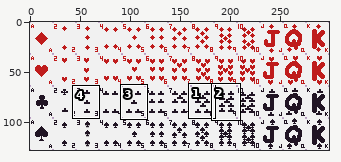
Sprite sheet, stored at juegos/solitario/assets/baraja.png. Above: a wide view before the commit, with the close-up outlined.
Close-up. As it was:
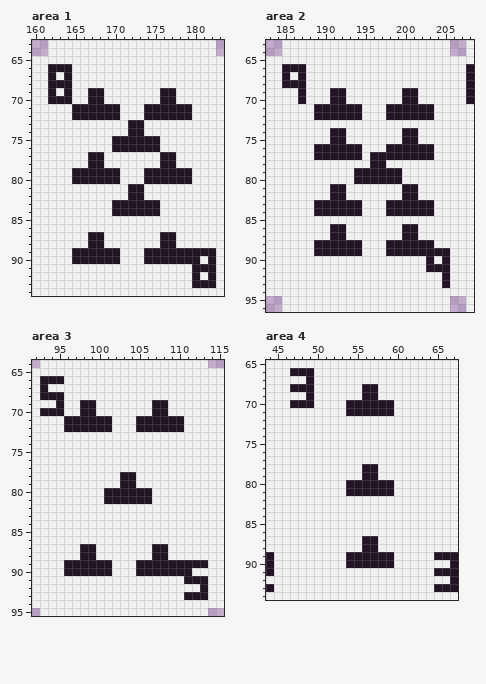
The file is 299x128 pixels. Shown: area 1: x 160..183, y 63..94; area 2: x 183..208, y 63..96; area 3: x 92..115, y 64..95; area 4: x 44..67, y 65..94. The commit also changed other parts of the picture, which this record leaves out.
The same view after the edit:
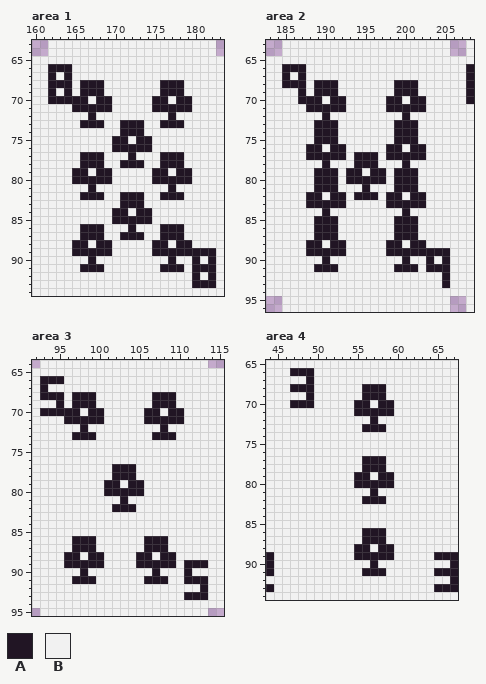
Palette (. is transparent): A #211524  B #f1f1f1
What changed:
--- area 1
@@ x 160..183 @@
 67 BBABABBBBBBBBBBBBBBBBBBB
-68 BBAAABBBBBBBBBBBBBBBBBBB
-69 BBABABBAABBBBBBBAABBBBBB
-70 BBAAABBAABBBBBBBAABBBBBB
-71 BBBBBAAAAAABBBAAAAAABBBB
-72 BBBBBAAAAAABBBAAAAAABBBB
-73 BBBBBBBBBBBBAABBBBBBBBBB
-74 BBBBBBBBBBBBAABBBBBBBBBB
-75 BBBBBBBBBBAAAAAABBBBBBBB
-76 BBBBBBBBBBAAAAAABBBBBBBB
-77 BBBBBBBAABBBBBBBAABBBBBB
-78 BBBBBBBAABBBBBBBAABBBBBB
-79 BBBBBAAAAAABBBAAAAAABBBB
-80 BBBBBAAAAAABBBAAAAAABBBB
-81 BBBBBBBBBBBBAABBBBBBBBBB
-82 BBBBBBBBBBBBAABBBBBBBBBB
-83 BBBBBBBBBBAAAAAABBBBBBBB
-84 BBBBBBBBBBAAAAAABBBBBBBB
-85 BBBBBBBBBBBBBBBBBBBBBBBB
-86 BBBBBBBBBBBBBBBBBBBBBBBB
-87 BBBBBBBAABBBBBBBAABBBBBB
-88 BBBBBBBAABBBBBBBAABBBBBB
-89 BBBBBAAAAAABBBAAAAAAAAAB
-90 BBBBBAAAAAABBBAAAAAAABAB
-91 BBBBBBBBBBBBBBBBBBBBAAAB
+68 BBAAABAAABBBBBBBAAABBBBB
+69 BBABABAAABBBBBBBAAABBBBB
+70 BBAAAAABAABBBBBAABAABBBB
+71 BBBBBAAAAABBBBBAAAAABBBB
+72 BBBBBBBABBBBBBBBBABBBBBB
+73 BBBBBBAAABBAAABBAAABBBBB
+74 BBBBBBBBBBBAAABBBBBBBBBB
+75 BBBBBBBBBBAABAABBBBBBBBB
+76 BBBBBBBBBBAAAAABBBBBBBBB
+77 BBBBBBAAABBBABBBAAABBBBB
+78 BBBBBBAAABBAAABBAAABBBBB
+79 BBBBBAABAABBBBBAABAABBBB
+80 BBBBBAAAAABBBBBAAAAABBBB
+81 BBBBBBBABBBBBBBBBABBBBBB
+82 BBBBBBAAABBAAABBAAABBBBB
+83 BBBBBBBBBBBAAABBBBBBBBBB
+84 BBBBBBBBBBAABAABBBBBBBBB
+85 BBBBBBBBBBAAAAABBBBBBBBB
+86 BBBBBBAAABBBABBBAAABBBBB
+87 BBBBBBAAABBAAABBAAABBBBB
+88 BBBBBAABAABBBBBAABAABBBB
+89 BBBBBAAAAABBBBBAAAAAAAAB
+90 BBBBBBBABBBBBBBBBABBABAB
+91 BBBBBBAAABBBBBBBAAABAAAB
 92 BBBBBBBBBBBBBBBBBBBBABAB
--- area 2
@@ x 183..208 @@
 67 BBABABBBBBBBBBBBBBBBBBBBBA
-68 BBAAABBBBBBBBBBBBBBBBBBBBA
-69 BBBBABBBAABBBBBBBAABBBBBBA
-70 BBBBABBBAABBBBBBBAABBBBBBA
-71 BBBBBBAAAAAABBBAAAAAABBBBB
-72 BBBBBBAAAAAABBBAAAAAABBBBB
-73 BBBBBBBBBBBBBBBBBBBBBBBBBB
-74 BBBBBBBBAABBBBBBBAABBBBBBB
-75 BBBBBBBBAABBBBBBBAABBBBBBB
-76 BBBBBBAAAAAABBBAAAAAABBBBB
-77 BBBBBBAAAAAABAAAAAAAABBBBB
-78 BBBBBBBBBBBBBAABBBBBBBBBBB
-79 BBBBBBBBBBBAAAAAABBBBBBBBB
-80 BBBBBBBBBBBAAAAAABBBBBBBBB
-81 BBBBBBBBAABBBBBBBAABBBBBBB
-82 BBBBBBBBAABBBBBBBAABBBBBBB
-83 BBBBBBAAAAAABBBAAAAAABBBBB
-84 BBBBBBAAAAAABBBAAAAAABBBBB
-85 BBBBBBBBBBBBBBBBBBBBBBBBBB
-86 BBBBBBBBAABBBBBBBAABBBBBBB
-87 BBBBBBBBAABBBBBBBAABBBBBBB
-88 BBBBBBAAAAAABBBAAAAAABBBBB
-89 BBBBBBAAAAAABBBAAAAAAAABBB
-90 BBBBBBBBBBBBBBBBBBBBABABBB
-91 BBBBBBBBBBBBBBBBBBBBAAABBB
+68 BBAAABAAABBBBBBBAAABBBBBBA
+69 BBBBABAAABBBBBBBAAABBBBBBA
+70 BBBBAAABAABBBBBAABAABBBBBA
+71 BBBBBAAAAABBBBBAAAAABBBBBB
+72 BBBBBBBABBBBBBBBBABBBBBBBB
+73 BBBBBBAAABBBBBBBAAABBBBBBB
+74 BBBBBBAAABBBBBBBAAABBBBBBB
+75 BBBBBBAAABBBBBBBAAABBBBBBB
+76 BBBBBAABAABBBBBAABAABBBBBB
+77 BBBBBAAAAABAAABAAAAABBBBBB
+78 BBBBBBBABBBAAABBBABBBBBBBB
+79 BBBBBBAAABAABAABAAABBBBBBB
+80 BBBBBBAAABAAAAABAAABBBBBBB
+81 BBBBBBAAABBBABBBAAABBBBBBB
+82 BBBBBAABAABAAABAABAABBBBBB
+83 BBBBBAAAAABBBBBAAAAABBBBBB
+84 BBBBBBBABBBBBBBBBABBBBBBBB
+85 BBBBBBAAABBBBBBBAAABBBBBBB
+86 BBBBBBAAABBBBBBBAAABBBBBBB
+87 BBBBBBAAABBBBBBBAAABBBBBBB
+88 BBBBBAABAABBBBBAABAABBBBBB
+89 BBBBBAAAAABBBBBAAAAAAAABBB
+90 BBBBBBBABBBBBBBBBABBABABBB
+91 BBBBBBAAABBBBBBBAAABAAABBB
 92 BBBBBBBBBBBBBBBBBBBBBBABBB
--- area 3
@@ x 92..115 @@
 67 BABBBBBBBBBBBBBBBBBBBBBB
-68 BAAABBBBBBBBBBBBBBBBBBBB
-69 BBBABBAABBBBBBBAABBBBBBB
-70 BAAABBAABBBBBBBAABBBBBBB
-71 BBBBAAAAAABBBAAAAAABBBBB
-72 BBBBAAAAAABBBAAAAAABBBBB
-73 BBBBBBBBBBBBBBBBBBBBBBBB
+68 BAAABAAABBBBBBBAAABBBBBB
+69 BBBABAAABBBBBBBAAABBBBBB
+70 BAAAAABAABBBBBAABAABBBBB
+71 BBBBAAAAABBBBBAAAAABBBBB
+72 BBBBBBABBBBBBBBBABBBBBBB
+73 BBBBBAAABBBBBBBAAABBBBBB
 74 BBBBBBBBBBBBBBBBBBBBBBBB
@@ x 99..108 @@
 76 BBBBBBBBBB
-77 BBBBBBBBBB
-78 BBBBAABBBB
-79 BBBBAABBBB
-80 BBAAAAAABB
-81 BBAAAAAABB
-82 BBBBBBBBBB
+77 BBBAAABBBB
+78 BBBAAABBBB
+79 BBAABAABBB
+80 BBAAAAABBB
+81 BBBBABBBBB
+82 BBBAAABBBB
 83 BBBBBBBBBB
@@ x 92..115 @@
 85 BBBBBBBBBBBBBBBBBBBBBBBB
-86 BBBBBBBBBBBBBBBBBBBBBBBB
-87 BBBBBBAABBBBBBBAABBBBBBB
-88 BBBBBBAABBBBBBBAABBBBBBB
-89 BBBBAAAAAABBBAAAAAAAAABB
-90 BBBBAAAAAABBBAAAAAAABBBB
-91 BBBBBBBBBBBBBBBBBBBAAABB
+86 BBBBBAAABBBBBBAAABBBBBBB
+87 BBBBBAAABBBBBBAAABBBBBBB
+88 BBBBAABAABBBBAABAABBBBBB
+89 BBBBAAAAABBBBAAAAABAAABB
+90 BBBBBBABBBBBBBBABBBABBBB
+91 BBBBBAAABBBBBBAAABBAAABB
 92 BBBBBBBBBBBBBBBBBBBBBABB
--- area 4
@@ x 52..60 @@
 67 BBBBBBBBB
-68 BBBBAABBB
-69 BBBBAABBB
-70 BBAAAAAAB
-71 BBAAAAAAB
-72 BBBBBBBBB
-73 BBBBBBBBB
+68 BBBBAAABB
+69 BBBBAAABB
+70 BBBAABAAB
+71 BBBAAAAAB
+72 BBBBBABBB
+73 BBBBAAABB
 74 BBBBBBBBB
@@ x 52..61 @@
 76 BBBBBBBBBB
-77 BBBBBBBBBB
-78 BBBBAABBBB
-79 BBBBAABBBB
-80 BBAAAAAABB
-81 BBAAAAAABB
-82 BBBBBBBBBB
+77 BBBBAAABBB
+78 BBBBAAABBB
+79 BBBAABAABB
+80 BBBAAAAABB
+81 BBBBBABBBB
+82 BBBBAAABBB
 83 BBBBBBBBBB
@@ x 52..61 @@
 85 BBBBBBBBBB
-86 BBBBBBBBBB
-87 BBBBAABBBB
-88 BBBBAABBBB
-89 BBAAAAAABB
-90 BBAAAAAABB
-91 BBBBBBBBBB
+86 BBBBAAABBB
+87 BBBBAAABBB
+88 BBBAABAABB
+89 BBBAAAAABB
+90 BBBBBABBBB
+91 BBBBAAABBB
 92 BBBBBBBBBB
Boxes around the changes in both close-ups, in picture pixels (x1, y1, x2, y2):
changed: (72, 80, 192, 272)
changed: (306, 80, 434, 272)
changed: (64, 392, 184, 584)
changed: (346, 384, 386, 432)
changed: (346, 456, 394, 504)
changed: (346, 528, 394, 576)
